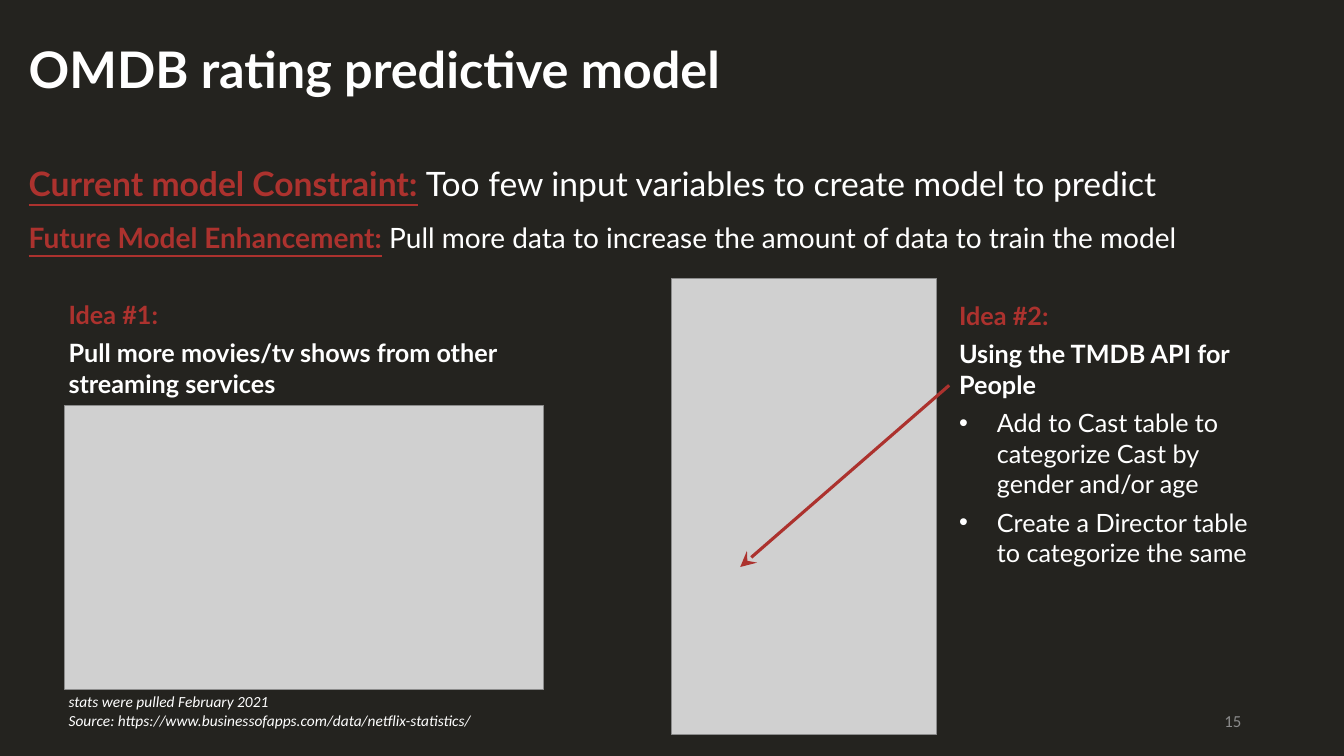
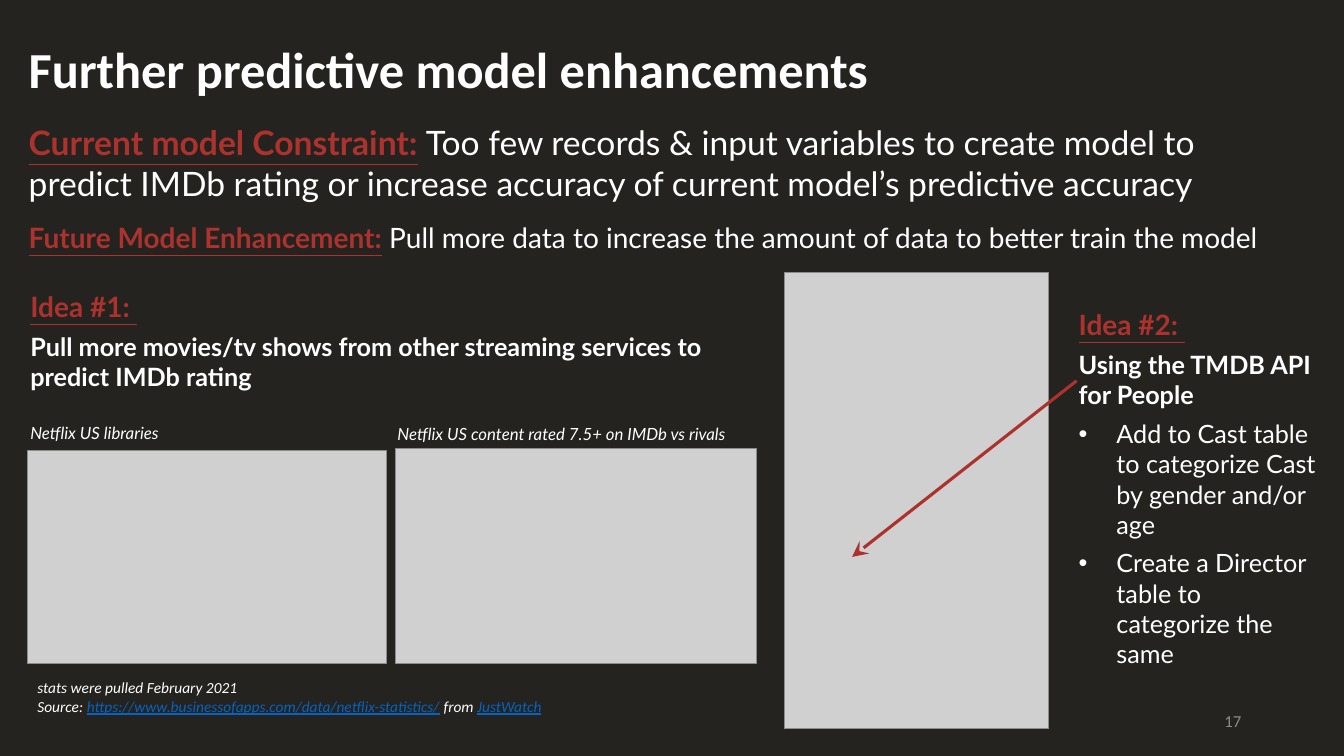
Before and after one commit to HaifaNajdawi/The_big_chill, a slide deck: slide 17 of Final_Report_Out_Presentation.pptx (slide 15 before the commit). Drawn at 1344x756 pixels with LibreOffice and Linux fonts; fonts in the diff are those of the drawing; grey boxes stand for pictures. Boxes give left, top, right and bottom in pixels: in the first picture for what was removed or moved away, otherwise in the second. Text is boxed around its words. In the diff, an @@ line names an element or a change of style, - is before the commit and + after.

Commit message:
updated presentation

```diff
--- a/Final_Report_Out_Presentation.pptx
+++ b/Final_Report_Out_Presentation.pptx
@@ text at <box>29,52,868,96</box>: text changed; font Lato to Calibri @@
-OMDB rating predictive model
+Further predictive model enhancements
@@ text at <box>29,130,1257,249</box>: text changed; size 20 to 24 pt @@
-Current model Constraint: Too few input variables to create model to predict
-Future Model Enhancement: Pull more data to increase the amount of data to train the model
+Current model Constraint: Too few records & input variables to create model to predict IMDb rating or increase accuracy of current model’s predictive accuracy
+Future Model Enhancement: Pull more data to increase the amount of data to better train the model
@@ text "Idea #1:": place and size @@
-text "Idea #1:" at <box>69,305,498,397</box>
+text "Idea #1:" at <box>30,296,702,391</box>
@@ text at <box>30,296,130,317</box>: size 18 to 20 pt, underline on in "Idea #1:" @@
@@ picture: place and size @@
-picture at <box>673,278,937,735</box>
+picture at <box>784,272,1049,729</box>
@@ text "Idea #2:": place and size @@
-text "Idea #2:" at <box>959,306,1248,566</box>
+text "Idea #2:" at <box>1079,314,1315,664</box>
@@ text at <box>1079,314,1178,335</box>: size 18 to 20 pt, underline on in "Idea #2:" @@
@@ text at <box>30,337,702,391</box>: text changed @@
-Pull more movies/tv shows from other streaming services
+Pull more movies/tv shows from other streaming services to predict IMDb rating
@@ arrow moved from (950, 385) - (740, 567) to (1077, 381) - (852, 558) @@
@@ text added at <box>30,426,159,441</box>, 12 pt, text #FFFFFF, italic @@
+Netflix US libraries
@@ picture added at <box>396,449,757,663</box> @@
@@ text added at <box>397,427,725,442</box>, 12 pt, text #FFFFFF, italic @@
+Netflix US content rated 7.5+ on IMDb vs rivals
@@ picture: place and size @@
-picture at <box>65,405,543,690</box>
+picture at <box>27,451,386,663</box>
@@ text "stats were pulled February 2021": place and size @@
-text "stats were pulled February 2021" at <box>69,696,471,729</box>
+text "stats were pulled February 2021" at <box>37,682,541,715</box>
@@ text at <box>37,701,541,715</box>: text changed; text colour #FFFFFF to #0563C1 @@
-Source: https://www.businessofapps.com/data/netflix-statistics/
+Source: https://www.businessofapps.com/data/netflix-statistics/ from JustWatch
@@ page number at <box>1224,716,1241,727</box>: text changed @@
-15
+17
```
Also in this commit, not shown: 10 other slides changed, 4 slides added, 1 slide removed.
